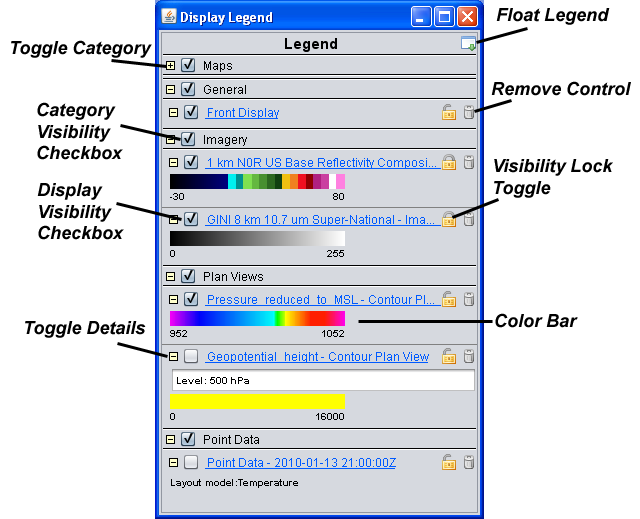
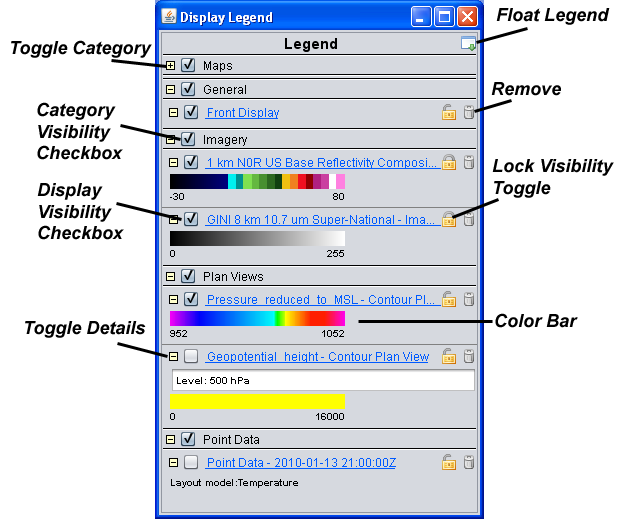
The second w=640, h=519 image is a revision of the first. Changes to its layers:
renamed "Visibility Lock Toggle" to "Lock Visibility Toggle", painted on it over [492, 159, 614, 176]
renamed "Remove Control" to "Remove", painted on it over [567, 81, 631, 96]
